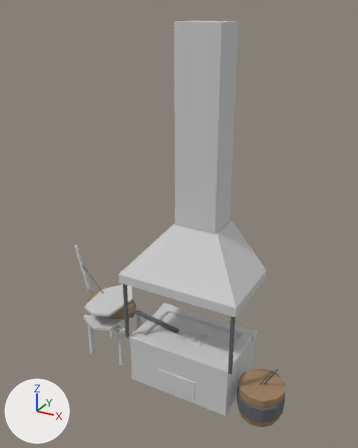
One commit to the glTF model assets/furn_forge.glb: the scene before it, then after it.
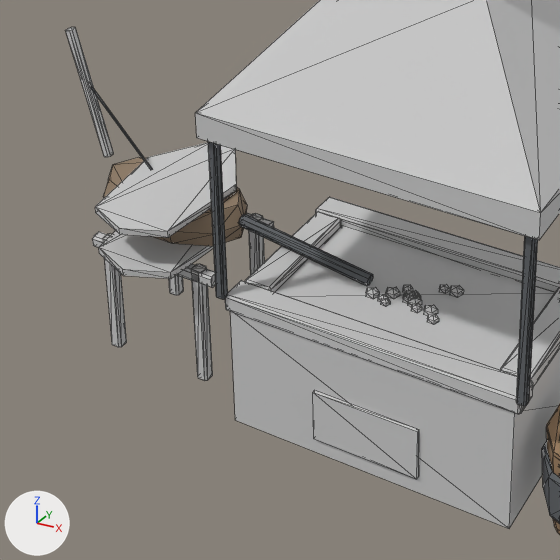
Each version appears first whole from a camera (50 mm lens) standing at (2.83, -6.11, 5.37) and looking at (-0.25, -0.52, 2.57), and next in a close-up on the part from 14% to 68% of the width and 53% to 95% of the height. Lighting does not change. The marker at lower left points along +X, +Y and +Z. The older version's two pictures come first. The close-ups show mesh edges as thin lines. Vertices at exactly the same position are counted once.

Before the edit, the objects in view are built like this:
```python
me_furn_forge = bpy.data.meshes.new('furn_forge')
me_furn_forge.from_pydata(...)  # 692 vertices, 1186 faces; spans x -2.17..1.55, y -1.12..0.01, z 0.0..5.2
me_furn_forge.materials.append(mat_mat_firebrick)  # light grey #cbcbcb
me_furn_forge.materials.append(mat_mat_flagstone)  # light grey #cbcbcb
me_furn_forge.materials.append(mat_mat_ash)  # light grey #cbcbcb
me_furn_forge.materials.append(mat_mat_charred)  # light grey #cbcbcb
me_furn_forge.materials.append(mat_mat_soot)  # light grey #cbcbcb
me_furn_forge.materials.append(mat_mat_iron)  # dark grey #616569
me_furn_forge.materials.append(mat_mat_wood)  # light grey #cbcbcb
me_furn_forge.materials.append(mat_mat_leather)  # brown #937e69
me_furn_forge.materials.append(mat_mat_planks)  # brown #a08161
me_furn_forge.materials.append(mat_mat_water)  # cyan #769eaa
ob_furn_forge = bpy.data.objects.new('furn_forge', me_furn_forge)
ob_furn_forge.location = (0.0, 0.0, 0.0)
```
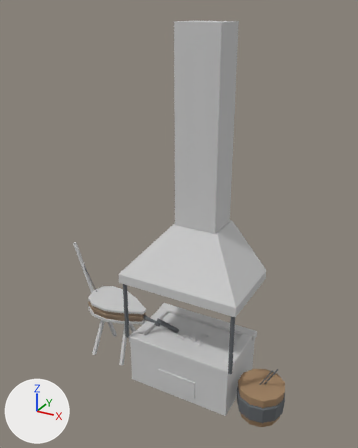
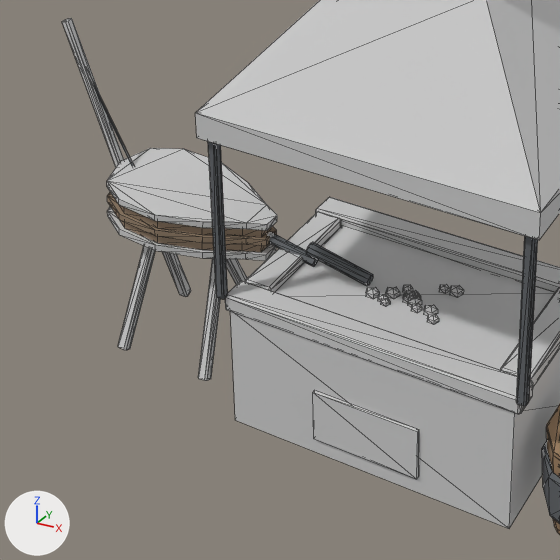
Scene script edits in JSON lines:
```json
{"block": "me_furn_forge", "where": "# used by ob_furn_forge; location = (0.0, 0.0, 0.0)"}
{"op": "remove", "block": "me_furn_forge", "code": "me_furn_forge.from_pydata(...)  # 692 vertices, 1186 faces; spans x -2.17..1.55, y -1.12..0.01, z 0.0..5.2"}
{"op": "add", "block": "me_furn_forge", "code": "me_furn_forge.from_pydata(...)  # 760 vertices, 1314 faces; spans x -2.19..1.55, y -1.12..0.01, z -0.01..5.2"}
{"block": "me_furn_forge", "change": "me_furn_forge part 1: the loose piece of 16 vertices spanning x -2.17..-1.93, y -0.57..-0.53, z 1.04..1.81 is turned -4.5 degrees about the y axis through its middle and scaled by 1.16, then moved by (0.03, 0.0, 0.0)"}
{"block": "me_furn_forge", "change": "me_furn_forge part 2: the loose piece of 30 vertices spanning x -1.97..-1.03, y -0.81..-0.29, z 0.78..0.99 is rebuilt with 26 vertices and now spans x -1.84..-0.89, y -0.84..-0.26, z 0.87..0.99"}
{"block": "me_furn_forge", "change": "me_furn_forge part 3: a new loose piece of 26 vertices spanning x -1.89..-0.87, y -0.86..-0.24, z 0.72..0.83, in mat_mat_wood (light grey #cbcbcb)"}
{"block": "me_furn_forge", "change": "me_furn_forge part 4: a new loose piece of 26 vertices spanning x -1.87..-0.85, y -0.86..-0.24, z 0.92..1.03, in mat_mat_wood (light grey #cbcbcb)"}
{"block": "me_furn_forge", "change": "me_furn_forge part 5: a new loose piece of 26 vertices spanning x -1.85..-0.9, y -0.84..-0.26, z 0.77..0.89, in mat_mat_leather (brown #937e69)"}
{"block": "me_furn_forge", "change": "me_furn_forge part 6: a new loose piece of 26 vertices spanning x -1.88..-0.86, y -0.86..-0.24, z 0.82..0.93, in mat_mat_leather (brown #937e69)"}
{"block": "me_furn_forge", "change": "me_furn_forge part 7: the loose piece of 16 vertices spanning x -1.18..-1.12, y -0.87..-0.79, z 0.0..0.72 is deleted"}
{"block": "me_furn_forge", "change": "me_furn_forge part 8: the loose piece of 16 vertices spanning x -1.85..-1.05, y -0.31..-0.24, z 0.64..0.72 is deleted"}
{"block": "me_furn_forge", "change": "me_furn_forge part 9"}
{"block": "me_furn_forge", "change": "32 vertices are removed from x -1.75..-1.15, y -1.1..-0.09, z 0.74..1.04"}
{"block": "me_furn_forge", "change": "56 faces are deleted"}
{"block": "me_furn_forge", "change": "4 vertices in x -1.06..-1.04, y -0.59..-0.51, z 0.87..0.93 move by (0.43, 0.0, -0.04)"}
{"block": "me_furn_forge", "change": "4 vertices in x -1.78..-1.72, y -0.25..-0.24, z 0.0 move by (0.05, 0.02, 0.01)"}
{"block": "me_furn_forge", "change": "4 vertices in x -1.78..-1.72, y -0.25..-0.24, z 0.72 move by (0.11, -0.28, -0.01)"}
{"block": "me_furn_forge", "change": "4 vertices in x -1.18..-1.12, y -0.25..-0.24, z 0.0 move by (0.01, -0.58, -0.01)"}
{"block": "me_furn_forge", "change": "4 vertices in x -1.18..-1.12, y -0.25..-0.24, z 0.72 move by (-0.05, -0.28, -0.03)"}
{"block": "me_furn_forge", "change": "60 vertices move from x -2.08..-1.05, y -0.87..-0.29, z 0.0..1.51 to x -2.09..-0.61, y -0.88..-0.22, z -0.01..1.6"}
{"block": "me_furn_forge", "change": "12 vertices are added at x -0.89..-0.58, y -0.58..-0.52, z 0.76..0.87"}
{"block": "me_furn_forge", "change": "20 new faces join them, mat_mat_iron (dark grey #616569)"}
{"block": "me_furn_forge", "change": "other edits to the shape of me_furn_forge do not show in these pictures"}
```

Where the change shows, as pixel boxes [x1, y1, x2, y2] in the close-ups (560 x 560 px; the box of a moved part takes in the faces that stretch with it):
```json
{"object": "furn_forge", "change": "reshaped", "before": [65, 0, 560, 535], "after": [62, 0, 560, 535]}
{"part": 1, "of": "me_furn_forge", "change": "moved or reshaped", "before": [65, 27, 114, 157], "after": [62, 18, 124, 167]}
{"part": 2, "of": "me_furn_forge", "change": "rebuilt", "before": [103, 157, 247, 246], "after": [119, 205, 271, 237]}
{"part": 3, "of": "me_furn_forge", "change": "added", "after": [107, 207, 276, 261]}
{"part": 4, "of": "me_furn_forge", "change": "added", "after": [107, 148, 277, 230]}
{"part": 5, "of": "me_furn_forge", "change": "added", "after": [120, 220, 270, 252], "on screen": "brown"}
{"part": 6, "of": "me_furn_forge", "change": "added", "after": [107, 192, 277, 246], "on screen": "brown"}
{"part": 7, "of": "me_furn_forge", "change": "deleted", "before": [191, 264, 213, 381]}
{"part": 8, "of": "me_furn_forge", "change": "deleted", "before": [246, 213, 274, 227], "on screen": "mostly hidden"}
{"part": 9, "of": "me_furn_forge", "change": "moved or reshaped", "before": [91, 86, 372, 347], "after": [93, 83, 373, 380]}
```
